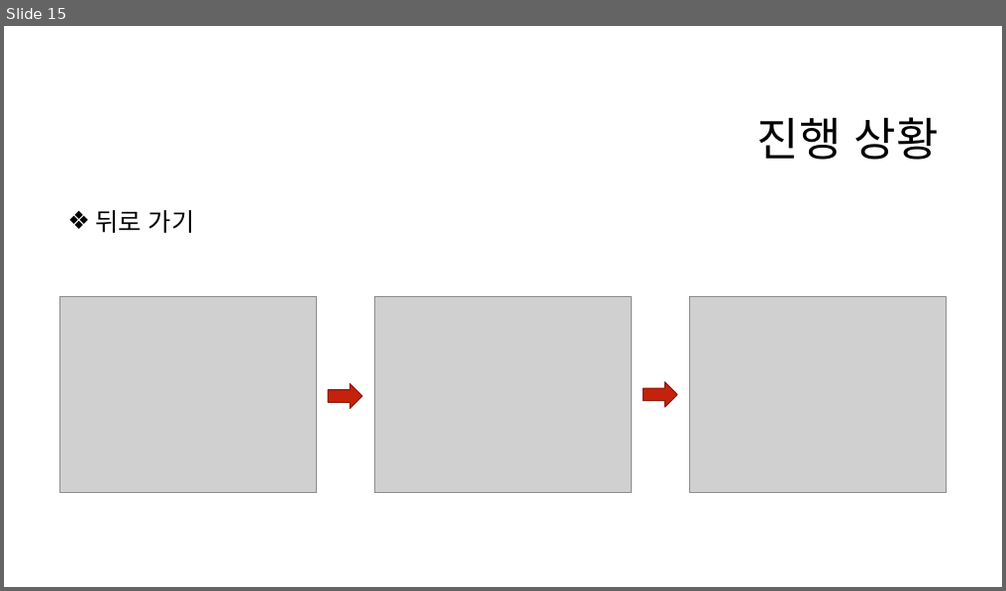
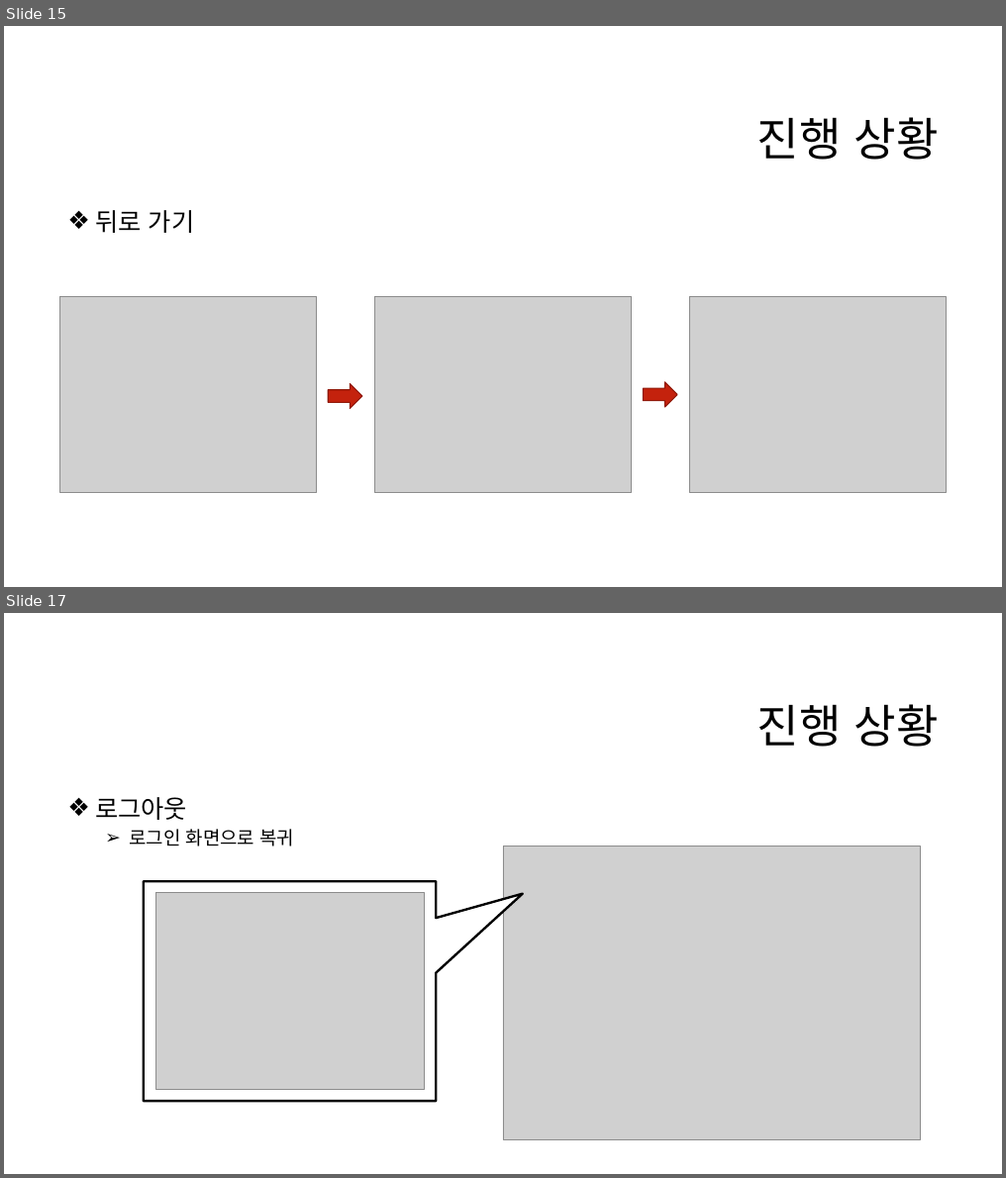
Before and after one commit to eeeeyeot/JAVATrainTicketing, a slide deck: 작업한 내용/기차 예매 프로그램 주차 발표.pptx. Shown one above the other, each under a label of ours: slide 15 before the commit, slides 15 and 17 after it; the slides between them are not shown. The pictures are 1006x591 and 1006x1178 pixels, drawn with LibreOffice and Linux fonts; fonts in the diff are those of the drawing; grey boxes stand for pictures; background and template pictures are left out. Boxes give left, top, right and bottom in pixels: in the first picture for what was removed or moved away, otherwise in the second. Text is boxed around its words. In the diff, an @@ line names an element or a change of style, - is before the commit and + after.

```diff
--- a/작업한 내용/기차 예매 프로그램 주차 발표.pptx
+++ b/작업한 내용/기차 예매 프로그램 주차 발표.pptx
@@ slide 17 added at bbox=[4, 613, 1002, 1174], background #FFFFFF @@
@@ title added at bbox=[757, 704, 939, 747], 44 pt, text #000000 @@
+진행 상황
@@ text added at bbox=[95, 797, 295, 847], 18 pt, text #000000 @@
+❖ 로그아웃
+  ➢ 로그인 화면으로 복귀
@@ picture added at bbox=[503, 847, 921, 1140] @@
@@ speech box added at bbox=[144, 881, 436, 1102], fill #FFFFFF, outline #000000 2.25 pt @@
@@ picture added at bbox=[156, 893, 425, 1089] @@
```
Also in this commit, not shown: 3 slides changed, 13 other slides added, 3 other files.
